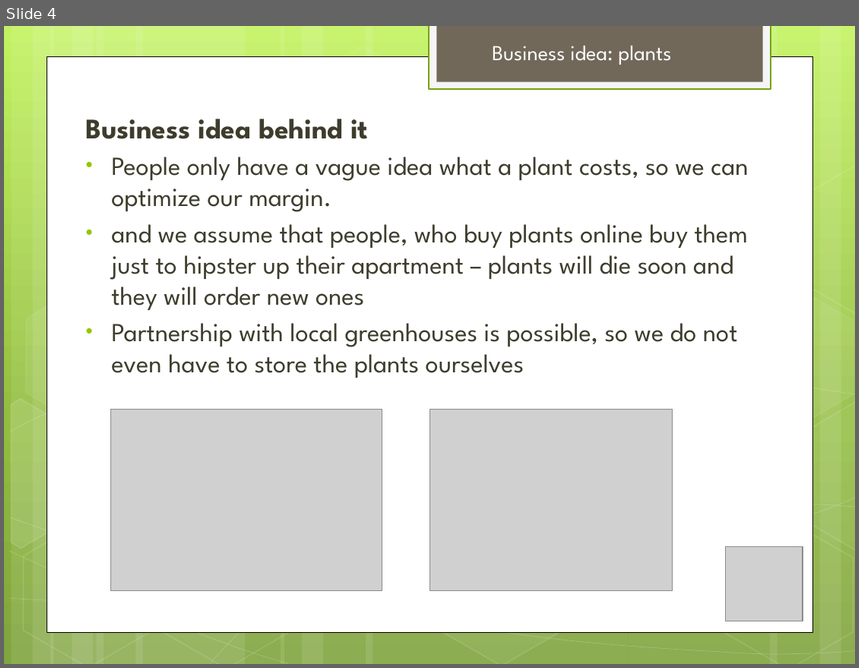
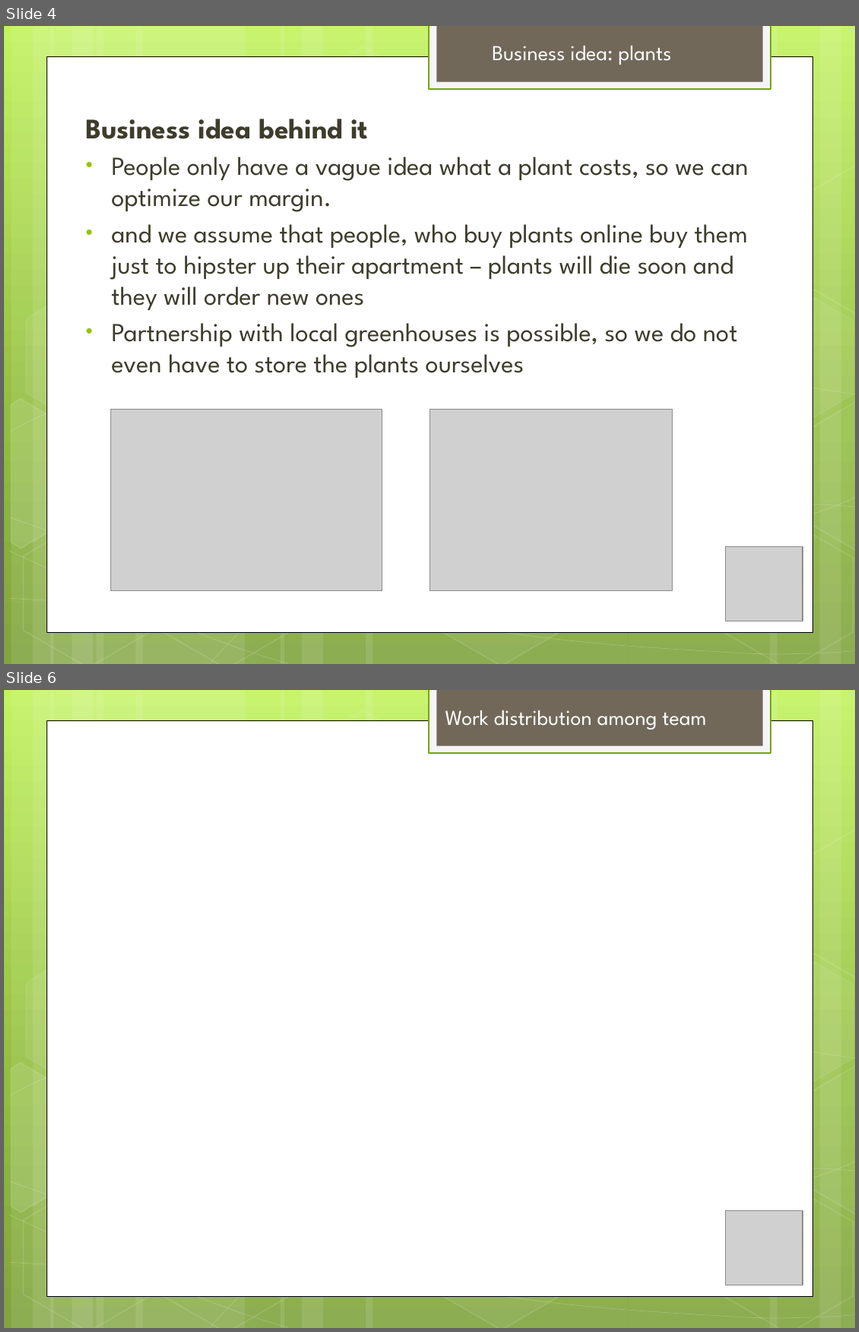
Before and after one commit to ghde/ch.bfh.bti7054.w2014.p.pdz, a slide deck: Plants presentation.pptx. Shown one above the other, each under a label of ours: slide 4 before the commit, slides 4 and 6 after it; the slides between them are not shown. The pictures are 859x668 and 859x1332 pixels, drawn with LibreOffice and Linux fonts; fonts in the diff are those of the drawing; grey boxes stand for pictures. Boxes give left, top, right and bottom in pixels: in the first picture for what was removed or moved away, otherwise in the second. Text is boxed around its words. In the diff, an @@ line names an element or a change of style, - is before the commit and + after.

```diff
--- a/Plants presentation.pptx
+++ b/Plants presentation.pptx
@@ slide 6 added at [4, 690, 855, 1328], background gradient #C3F35F to #93BF3F to #81A53E; not listed: 31 template elements that a slide beside it also shows @@
@@ text added at [446, 710, 706, 730], 18 pt, text #FFFFFF @@
+Work distribution among team
@@ picture added at [726, 1211, 804, 1286] @@
```
Also in this commit, not shown: 2 slides changed, 2 other slides added.
